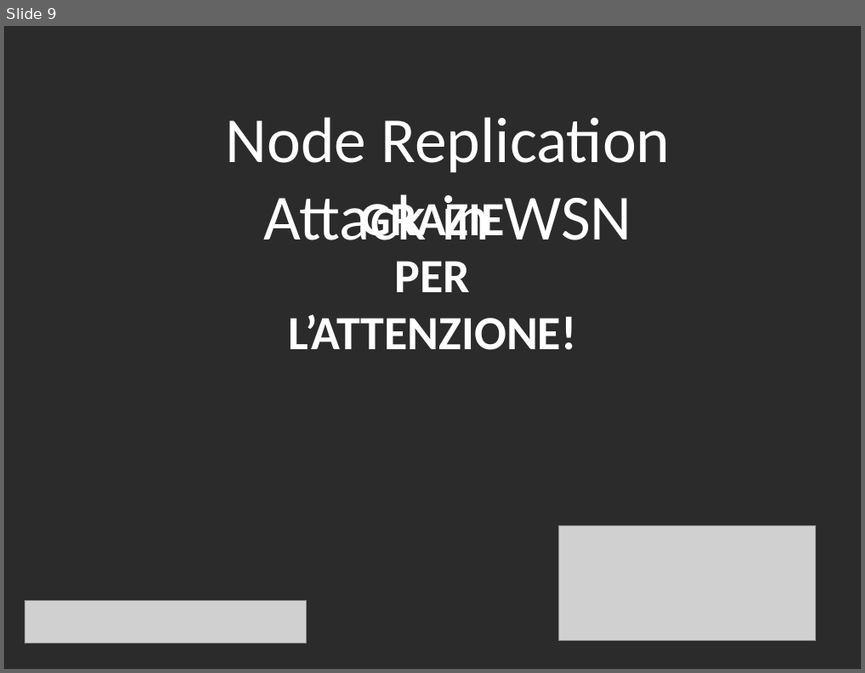
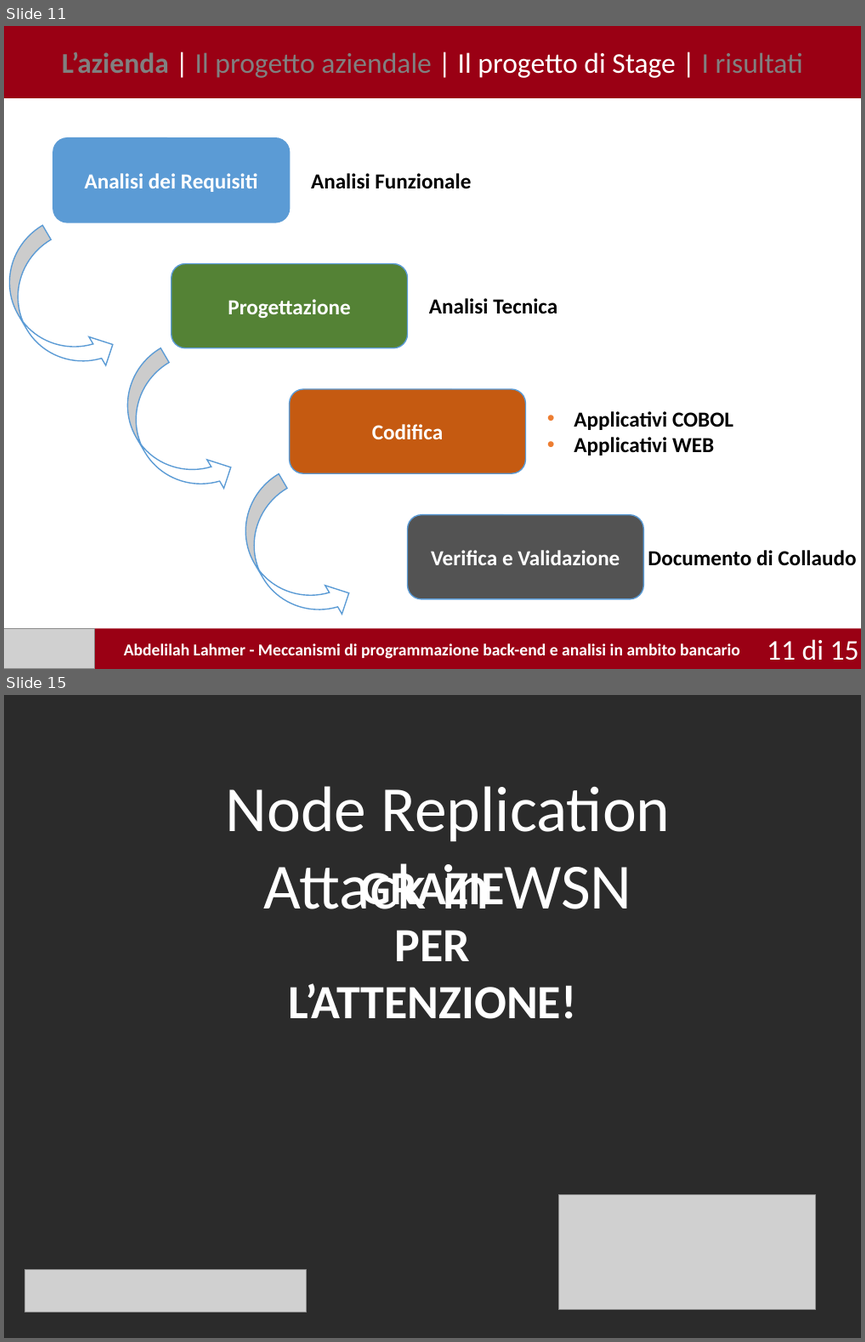
Before and after one commit to ALahmer/Bachelor-Thesis, a slide deck: presentazione/Pptx/Lahmer_Abdelilah_presentazione.pptx. Shown one above the other, each under a label of ours: slide 9 before the commit, slides 11 and 15 after it; the slides between them are not shown. The pictures are 865x673 and 865x1342 pixels, drawn with LibreOffice and Linux fonts; fonts in the diff are those of the drawing; grey boxes stand for pictures; background and template pictures are left out; a plain dark background stands for a picture behind light text. Boxes give left, top, right and bottom in pixels: in the first picture for what was removed or moved away, otherwise in the second. Text is boxed around its words. In the diff, an @@ line names an element or a change of style, - is before the commit and + after.

```diff
--- a/presentazione/Pptx/Lahmer_Abdelilah_presentazione.pptx
+++ b/presentazione/Pptx/Lahmer_Abdelilah_presentazione.pptx
@@ slide 11 added at bbox=[4, 26, 861, 669], background #FFFFFF @@
@@ rectangle added at bbox=[4, 26, 861, 99], fill #9A0014, 24 pt, text #808080 @@
+L’azienda | Il progetto aziendale | Il progetto di Stage | I risultati
@@ rounded rectangle added at bbox=[52, 138, 290, 222], fill #5B9BD5, outline #5B9BD5 1 pt, 18 pt, text #FFFFFF, bold @@
+Analisi dei Requisiti
@@ text added at bbox=[311, 173, 471, 189], 18 pt, text #000000, bold @@
+Analisi Funzionale
@@ curved right arrow added at bbox=[4, 226, 121, 392], fill #FFFFFF, outline #5B9BD5 1 pt @@
@@ rounded rectangle added at bbox=[171, 263, 408, 347], fill #548235, outline #5B9BD5 1 pt, 18 pt, text #FFFFFF, bold @@
+Progettazione
@@ text added at bbox=[429, 298, 557, 314], 18 pt, text #000000, bold @@
+Analisi Tecnica
@@ curved right arrow added at bbox=[103, 348, 239, 516], fill #FFFFFF, outline #5B9BD5 1 pt @@
@@ rounded rectangle added at bbox=[290, 389, 526, 473], fill #C55A11, outline #5B9BD5 1 pt, 18 pt, text #FFFFFF, bold @@
+Codifica
@@ text added at bbox=[574, 411, 733, 455], 18 pt, text #000000, bold @@
+• Applicativi COBOL
+• Applicativi WEB
@@ curved right arrow added at bbox=[221, 474, 357, 641], fill #FFFFFF, outline #5B9BD5 1 pt @@
@@ rounded rectangle added at bbox=[408, 515, 644, 598], fill #525252, outline #5B9BD5 1 pt, 18 pt, text #FFFFFF, bold @@
+Verifica e Validazione
@@ text added at bbox=[647, 550, 856, 566], 18 pt, text #000000, bold @@
+Documento di Collaudo
@@ rectangle added at bbox=[4, 629, 861, 669], fill #9A0014, 14 pt, text #FFFFFF, bold @@
+Abdelilah Lahmer - Meccanismi di programmazione back-end e analisi in ambito bancario
@@ picture added at bbox=[4, 629, 95, 669] @@
@@ page number added at bbox=[738, 639, 823, 660], 24 pt, text #FFFFFF @@
+11 di 7
@@ page number added at bbox=[766, 641, 795, 659], 24 pt, text #FFFFFF @@
+11 di 15
@@ page number added at bbox=[775, 639, 845, 657], 20 pt, text #FFFFFF @@
+11 di 7
@@ page number added at bbox=[800, 639, 815, 660], 24 pt, text #FFFFFF @@
+11 di 9
@@ what was slide 9 is now slide 15 @@
```
Also in this commit, not shown: 3 slides changed, 5 other slides added, 1 other file.
